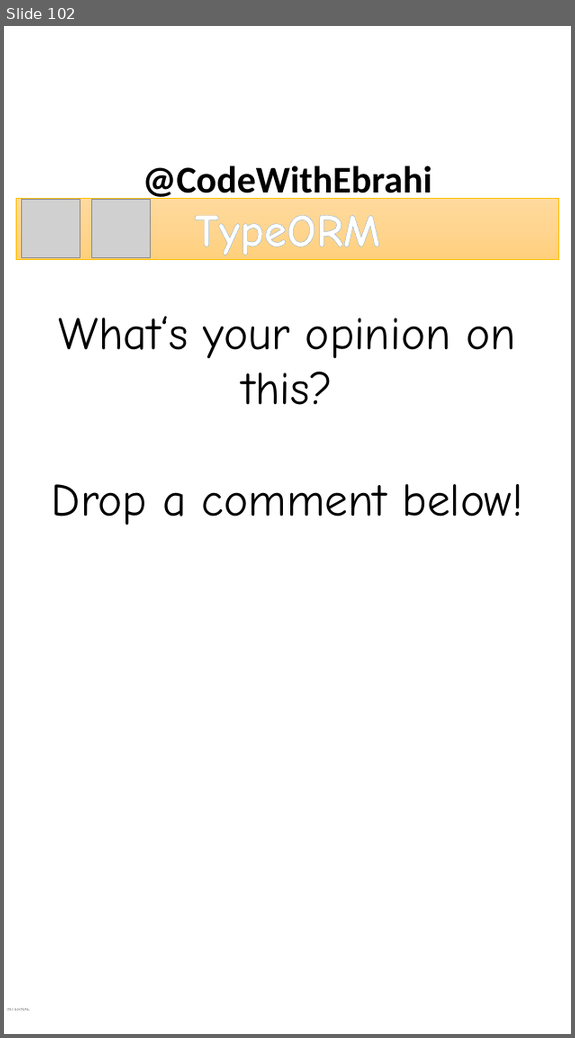
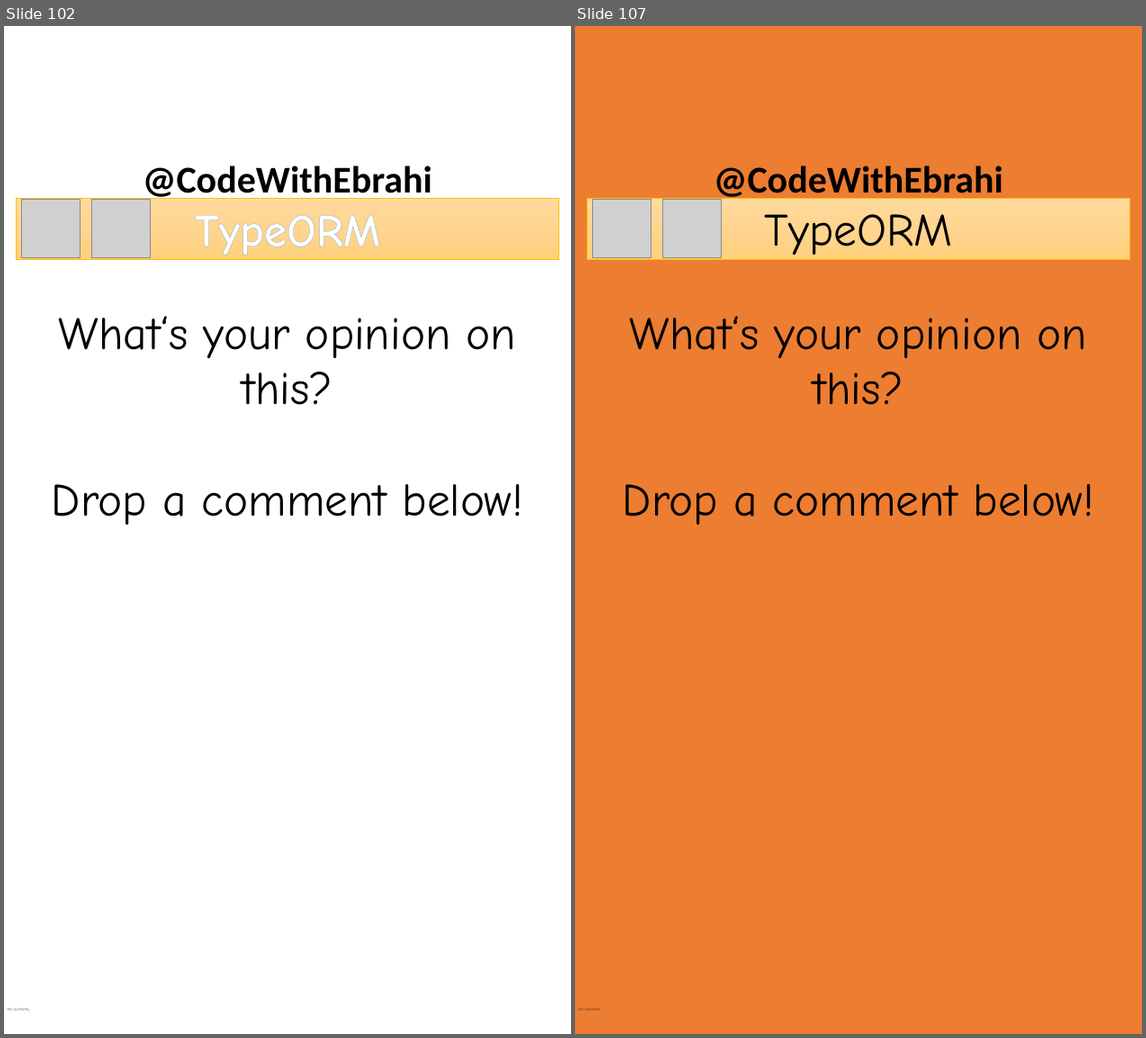
Before and after one commit to ebrahimsalehi1/python_codes, a slide deck: assets/images.pptx. Shown side by side, each under a label of ours: slide 102 before the commit, slides 102 and 107 after it; the slides between them are not shown. The pictures are 575x1038 and 1146x1038 pixels, drawn with LibreOffice and Linux fonts; fonts in the diff are those of the drawing; grey boxes stand for pictures; background and template pictures are left out. Boxes give left, top, right and bottom in pixels: in the first picture for what was removed or moved away, otherwise in the second. Text is boxed around its words. In the diff, an @@ line names an element or a change of style, - is before the commit and + after.

```diff
--- a/assets/images.pptx
+++ b/assets/images.pptx
@@ slide 107 added at [575,26,1142,1034], background #ED7D31; not listed: 2 template elements that a slide beside it also shows @@
@@ rectangle added at [587,198,1129,259], fill gradient #FFDB9E to #FFD590 to #FFD07C, outline #FFC000 0.5 pt, 66 pt, text #000000 @@
+TypeORM
@@ picture added at [593,199,651,257] @@
@@ picture added at [663,199,722,257] @@
@@ text added at [623,316,1094,525], 66 pt, text #000000 @@
+What‘s your opinion on this?
+Drop a comment below!
```
Also in this commit, not shown: 4 other slides added, 17 other files.
